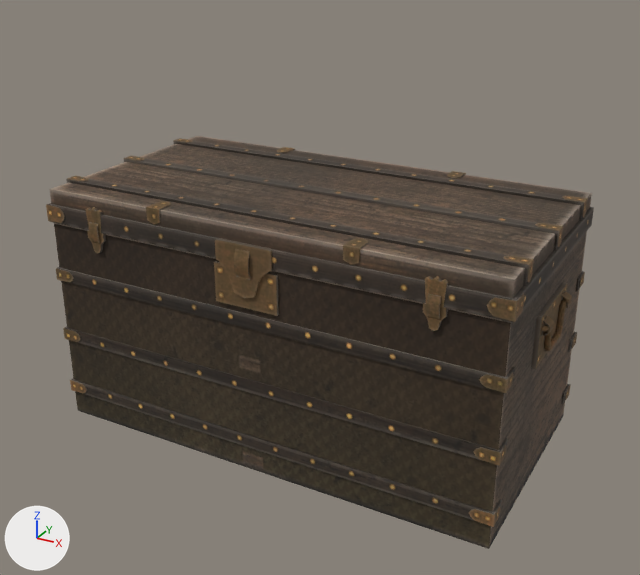
A saved change to the FBX model Game/Game/Assets/modelData/Chest.FBX.
Rendered twice from a camera (50 mm lens) standing at (0.693, -1.258, 0.667) and looking at (0.014, -0.023, 0.05). Every picture has the same lights, and +X, +Y and +Z are marked at lower left. Both versions are drawn at frame 1 of the action 'Take 001'; the numbers are the values there.

Names of what the first picture shows: 'SM_Chest_001', 'SM_Chest_1_001'.
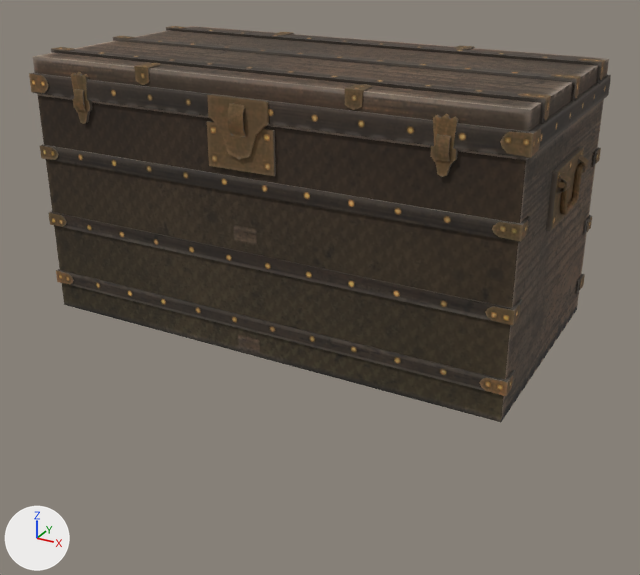
Edits to the scene script, one JSON object a line:
```json
{"block": "me_mesh", "where": "me_mesh.from_pydata(...)  # 776 vertices, 629 faces; spans x -0.424..0.424, y -0.216..0.226, z -0.221..0.16"}
{"block": "me_mesh", "where": "# used by ob_sm_chest_001; location = (0.0, 0.0, 0.0)"}
{"block": "me_mesh", "change": "me_mesh part 1: the whole mesh is moved by (0.0, 0.0, 0.22)"}
{"op": "set", "path": "ob_sm_chest_1_001.location", "old": "(0.00005, 0.212, 0.161)", "new": "(0.0, 0.212, 0.381)"}
```

Location of each change, [x1, y1, x2, y2] in pixels of the pictures (640 x 575 px):
```json
{"object": "SM_Chest_001", "change": "mesh moved", "before": [54, 224, 587, 549], "after": [38, 95, 604, 422]}
{"object": "SM_Chest_1_001", "change": "moved", "before": [46, 136, 594, 331], "after": [29, 26, 611, 177]}
```
